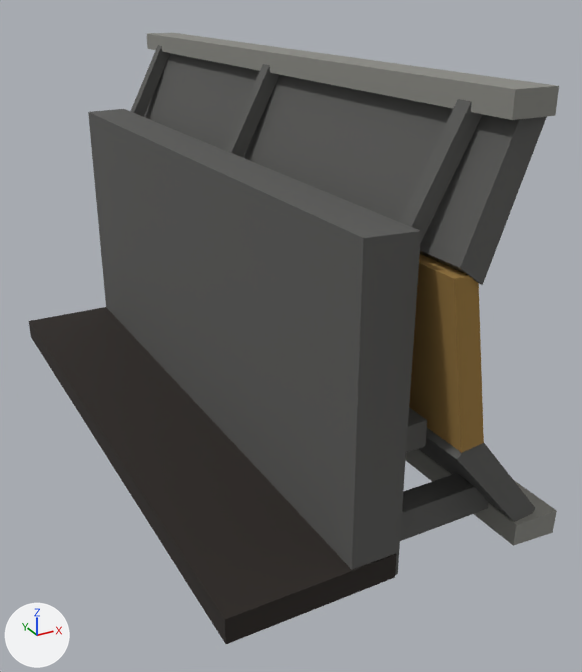
Two versions of the glTF model game/public/models/arm_plow_ram.glb, one commit apart.
Both versions are drawn from a camera (50 mm lens) standing at (-0.407, -1.562, 0.941) and looking at (0.377, -0.136, 0.228). The lights are fixed; the arrows at lower left show +X, +Y and +Z. The picture after the commit comes second. Vertices at exactly the same position are counted once.

The older version as bpy lines, for what is in view:
```python
me_cube = bpy.data.meshes.new('Cube')
me_cube.from_pydata(...)  # 152 vertices, 228 faces; spans x -0.035..0.612, y -0.726..0.726, z -0.002..0.809
# faces by material slot: [180, 12, 24, 12]
me_cube.materials.append(mat_metal)  # dark grey #5a5a58
me_cube.materials.append(mat_paint)  # brown #9c7a3e
me_cube.materials.append(mat_metal_light)  # grey #8a8a84
me_cube.materials.append(mat_dark)  # black #2a2420
ob_arm_plow_ram = bpy.data.objects.new('arm_plow_ram', me_cube)
ob_arm_plow_ram.location = (0.0, 0.0, 0.0)
```
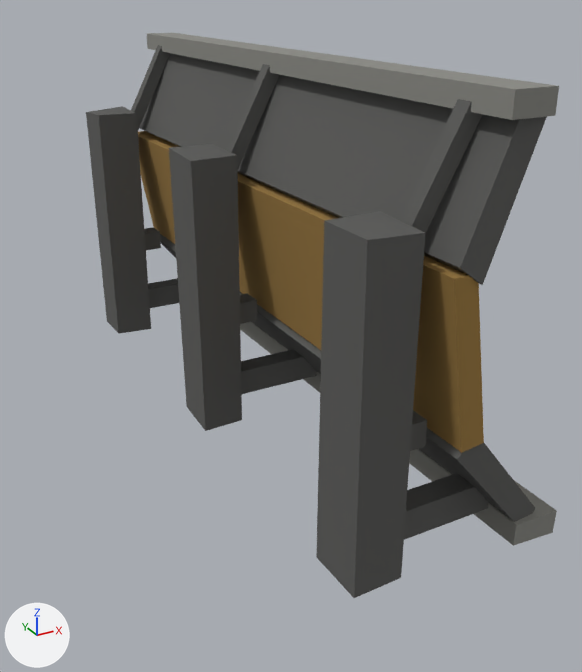
Where the change shows, as pixel boxes [x1, y1, x2, y2] in the pictures (582 x 672 px; the box of a moved part takes in the faces that stretch with it):
```json
{"object": "arm_plow_ram", "change": "reshaped", "before": [29, 33, 559, 644], "after": [86, 33, 559, 598], "on screen": "11% narrower, 8% shorter"}
{"part": 1, "of": "me_cube", "change": "moved or reshaped", "before": [29, 109, 421, 644], "after": [86, 106, 425, 598]}
```

The change, as JSON lines over the scene's bpy script:
```json
{"block": "me_cube", "where": "# used by ob_arm_plow_ram; location = (0.0, 0.0, 0.0)"}
{"op": "remove", "block": "me_cube", "code": "me_cube.from_pydata(...)  # 152 vertices, 228 faces; spans x -0.035..0.612, y -0.726..0.726, z -0.002..0.809"}
{"op": "add", "block": "me_cube", "code": "me_cube.from_pydata(...)  # 160 vertices, 240 faces; spans x 0.192..0.612, y -0.726..0.726, z -0.005..0.809"}
{"block": "me_cube", "change": "me_cube part 1"}
{"block": "me_cube", "change": "16 vertices are removed from x -0.035..0.294, y -0.676..0.677, z -0.002..0.62"}
{"block": "me_cube", "change": "24 faces are deleted"}
{"block": "me_cube", "change": "24 vertices are added at x 0.192..0.298, y -0.685..0.691, z -0.005..0.625"}
{"block": "me_cube", "change": "36 new faces join them, mat_metal (dark grey #5a5a58)"}
{"op": "remove", "block": "me_cube", "code": "me_cube.materials.append(mat_dark)  # black #2a2420"}
```
